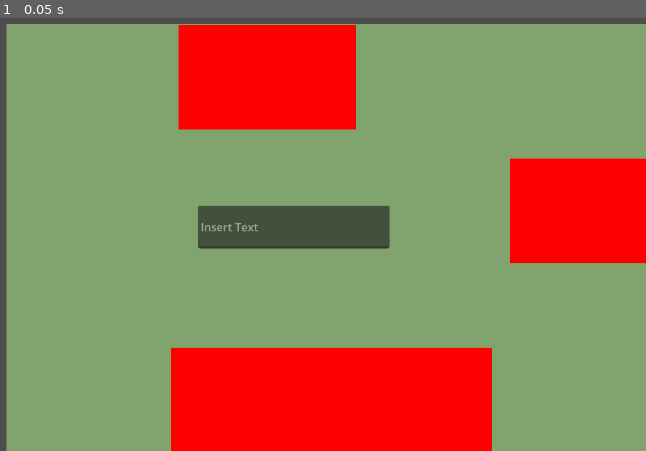
Above: before the commit, frame 1.
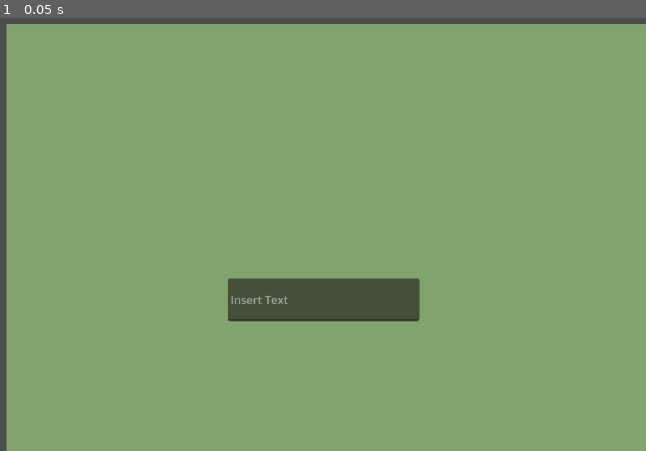
Above: after the commit, the same moment.

Repository: Lenrow/line-edit-complete-godot
Game: Godot game, scene res://Scenes/line_edit_example.tscn
Same seed, same stepped clock (60 frames per second), same inputs: the game is played once before the commit and once after it.
Inputs:
- Up to frame 1 (0.05 s): no input

The runs differ from the first frame. In frame 1, 30% of the frame differs, in the area x 26-100%, y 1-100%.

Commit message:
Implement Basic functionality
- Menu Placement
- Text Replacement
- Menu Navigation with arrow keys
- menu vanishing when focus exits

Diff:
--- /dev/null
+++ b/Assets/base_theme.tres
@@ -0,0 +1,12 @@
+[gd_resource type="Theme" load_steps=2 format=3 uid="uid://d1ff85lu8qqwm"]
+
+[sub_resource type="StyleBoxFlat" id="StyleBoxFlat_8h8qo"]
+bg_color = Color(0.0100008, 0, 0.239252, 1)
+border_width_left = 2
+border_width_top = 2
+border_width_right = 2
+border_width_bottom = 2
+border_color = Color(0.849676, 0.509584, 0.00982426, 1)
+
+[resource]
+ScrollContainer/styles/panel = SubResource("StyleBoxFlat_8h8qo")
--- a/Scenes/complete_menu.tscn
+++ b/Scenes/complete_menu.tscn
@@ -1,4 +1,7 @@
-[gd_scene format=3 uid="uid://cebls7f645328"]
+[gd_scene load_steps=3 format=3 uid="uid://cebls7f645328"]
+
+[ext_resource type="Script" path="res://Scripts/complete_menu.gd" id="1_tjodh"]
+[ext_resource type="Theme" uid="uid://d1ff85lu8qqwm" path="res://Assets/base_theme.tres" id="2_auq2y"]
 
 [node name="CompleteMenu" type="Control"]
 layout_mode = 3
@@ -7,6 +10,7 @@
 anchor_bottom = 1.0
 grow_horizontal = 2
 grow_vertical = 2
+script = ExtResource("1_tjodh")
 
 [node name="ScrollContainer" type="ScrollContainer" parent="."]
 layout_mode = 1
@@ -15,9 +19,10 @@
 anchor_bottom = 1.0
 grow_horizontal = 2
 grow_vertical = 2
+theme = ExtResource("2_auq2y")
+follow_focus = true
 
-[node name="Control" type="Control" parent="ScrollContainer"]
-custom_minimum_size = Vector2(0, 2000)
+[node name="OptionHolder" type="Control" parent="ScrollContainer"]
 layout_mode = 2
 size_flags_horizontal = 3
 size_flags_vertical = 3
--- a/Scenes/complete_option.tscn
+++ b/Scenes/complete_option.tscn
@@ -1,4 +1,6 @@
-[gd_scene load_steps=2 format=3 uid="uid://rphyeuffx7cl"]
+[gd_scene load_steps=3 format=3 uid="uid://rphyeuffx7cl"]
+
+[ext_resource type="Script" path="res://Scripts/option_button.gd" id="1_5a4qr"]
 
 [sub_resource type="LabelSettings" id="LabelSettings_un4au"]
 font_color = Color(0.572988, 0.572988, 0.572988, 1)
@@ -33,3 +35,4 @@
 anchor_bottom = 1.0
 grow_horizontal = 2
 grow_vertical = 2
+script = ExtResource("1_5a4qr")
--- a/Scenes/line_edit_example.tscn
+++ b/Scenes/line_edit_example.tscn
@@ -15,7 +15,7 @@
 line_edits = [NodePath("../FullCoverageTestControl/LineEdit")]
 completion_options = Array[String](["hello", "yupyup", "test_single", "test multi words"])
 menu_location_node = NodePath("../FullCoverageTestControl")
-not_cover_nodes = [NodePath("../NotCoverNodes/north-test"), NodePath("../NotCoverNodes/east-test"), NodePath("../NotCoverNodes/south-test")]
+not_cover_nodes = [null, null, null]
 
 [node name="FullCoverageTestControl" type="ColorRect" parent="."]
 layout_mode = 1
@@ -35,8 +35,10 @@
 anchor_top = 0.45
 anchor_right = 0.6
 anchor_bottom = 0.5
-offset_top = -15.5
-offset_bottom = 15.5
+offset_left = 42.12
+offset_top = 89.58
+offset_right = 42.1198
+offset_bottom = 120.58
 grow_horizontal = 2
 grow_vertical = 2
 placeholder_text = "Insert Text"
@@ -47,35 +49,3 @@
 anchor_bottom = 0.8
 grow_horizontal = 2
 grow_vertical = 2
-
-[node name="NotCoverNodes" type="Control" parent="."]
-layout_mode = 1
-anchors_preset = 15
-anchor_right = 1.0
-anchor_bottom = 1.0
-grow_horizontal = 2
-grow_vertical = 2
-
-[node name="north-test" type="ColorRect" parent="NotCoverNodes"]
-layout_mode = 0
-offset_left = 478.0
-offset_top = 33.0
-offset_right = 734.0
-offset_bottom = 184.0
-color = Color(1, 0, 0, 1)
-
-[node name="east-test" type="ColorRect" parent="NotCoverNodes"]
-layout_mode = 0
-offset_left = 956.0
-offset_top = 226.0
-offset_right = 1152.0
-offset_bottom = 377.0
-color = Color(1, 0, 0, 1)
-
-[node name="south-test" type="ColorRect" parent="NotCoverNodes"]
-layout_mode = 0
-offset_left = 467.0
-offset_top = 499.0
-offset_right = 930.0
-offset_bottom = 650.0
-color = Color(1, 0, 0, 1)
--- a/Scripts/Enums/direction.gd
+++ /dev/null
@@ -1,9 +0,0 @@
-class_name Direction
-extends Object
-
-enum {
-	NORTH,
-	SOUTH,
-	EAST,
-	WEST
-}
--- a/Scripts/auto_complete_assistant.gd
+++ b/Scripts/auto_complete_assistant.gd
@@ -1,6 +1,14 @@
 @tool
 class_name AutoCompleteAssistant
 extends Node
+
+var test_strings = ["test1_example", "test_value", "sample_test", "alpha_test1", "test1_case",
+	 "beta_test1", "gamma_test", "example_test", "test_case", "delta_test1", "test_version",
+	  "test_example", "test_module_", "final_test1_", "test_example_","alpha_sample",
+	   "demo_case", "example_value", "random_string", "case_study", "sample_data","alpha_beta",
+		"project_name", "default_value", "core_module", "alpha_omega", "goofy ah test"]
+
+var complete_menu = preload("res://Scenes/complete_menu.tscn")
 
 ## the line_edit nodes this node should spawn menus for
 @export var line_edits: Array[LineEdit]
@@ -15,11 +23,28 @@
 ## Nodes the menu should not cover. The menu will not spawn above these Nodes.
 @export var not_cover_nodes: Array[Control] ## if too many are defined this might make menu too small.
 
+var menus: Array[CompleteMenu]
+
 # Called when the node enters the scene tree for the first time.
 func _ready() -> void:
-	var direction = get_location_boundaries(line_edits[0])
-	var placement_point = get_menu_placement_vec(line_edits[0], direction)
-	print(placement_point)
+	create_complete_menu(line_edits[0])
+
+func create_complete_menu(edit: LineEdit):
+	var location_info = get_location_boundaries(edit) # 0 is main direction as int (from enum) 1 is sub-direction so if north or south greater (for east-west) is max_size vector
+	print(location_info)
+	var direction = location_info[0]
+	var placement_point = get_menu_placement_vec(edit, direction)
+	var new_menu: CompleteMenu = complete_menu.instantiate()
+	print(direction)
+	add_child(new_menu)
+	new_menu.set_up_menu(placement_point, direction, location_info[1], location_info[2], edit)
+	new_menu.load_terms(test_strings)
+
+	edit.connect("focus_entered", new_menu.show_menu)
+	edit.connect("focus_exited", new_menu.hide_menu)
+	menu_location_node.connect("resized", new_menu.resize)
+
+	new_menu.hide_menu(true)
 
 
 ## calculates the free space available in all 4 directions of the LineEdit rect
@@ -43,18 +68,28 @@
 		var max_index = 0
 		for i in values.size():
 			var current_rect = values[i]
-			if max_value >= current_rect.get_area():
+			if max_value <= current_rect.get_area():
 				max_value = current_rect.get_area()
 				max_index = i
-		return Direction[direction_rects.keys()[max_index]]
+
+		var max_size = direction_rects["Values"][max_index].size
+		if max_index == 0 or max_index == 2:
+			max_size.x = (location_rect.size - (edit_rect.position - location_rect.position)).x
+		else:
+			max_size.y = (location_rect.size - (edit_rect.position - location_rect.position)).y
+			pass
+		print(values[0].size.y, " | ",values[2].size.y)
+		var vertical_direction = Enums.Direction.NORTH if values[0].size.y > values[2].size.y else Enums.Direction.SOUTH
+
+		return [Enums.Direction[direction_rects.keys()[max_index]], vertical_direction, max_size]
 
 func get_menu_placement_vec(edit: LineEdit, direction):
 	var edit_rect = edit.get_global_rect()
 	var return_vec
 	match direction:
-		Direction.EAST:
+		Enums.Direction.EAST:
 			return_vec = Vector2(edit_rect.end.x, edit_rect.position.y)
-		Direction.SOUTH:
+		Enums.Direction.SOUTH:
 			return_vec = Vector2(edit_rect.position.x, edit_rect.end.y)
 		_:
 			return_vec = edit_rect.position
--- /dev/null
+++ b/Scripts/complete_menu.gd
@@ -0,0 +1,177 @@
+class_name CompleteMenu
+extends Control
+
+const DEF_SIZE_MULT = Vector2(1, 4)
+const DEF_SIZE_MIN = Vector2(100, 0)
+
+@export var complete_nodes: Array[Control]
+var all_nodes: Array[Control]
+var edit: LineEdit
+
+var node_margin: float = 3
+var node_size: float :
+	get:
+		var size_y = 0
+		for node in complete_nodes:
+			size_y += node.size.y
+		size_y += (complete_nodes.size()) * node_margin
+		return size_y
+var anchor_point: Vector2
+var main_direction: Enums.Direction
+var max_size: Vector2
+@export var grow_upwards: bool = false
+var anchor_east: bool = false
+
+var current_term: String = ""
+
+#region control_vars
+var is_in_focus: bool
+var is_in_selection: bool
+#endregion
+
+var option_scene = preload("res://Scenes/complete_option.tscn")
+
+@onready var option_holder: Control = $ScrollContainer/OptionHolder
+@onready var scroll_container: ScrollContainer = $ScrollContainer
+
+func set_up_menu(placement_point: Vector2, direction_main, direction_sub, maximum_size: Vector2, line_edit: LineEdit):
+	edit = line_edit
+	var edit_rect: Rect2 = line_edit.get_global_rect()
+	main_direction = direction_main
+	anchor_point = placement_point
+	grow_upwards = direction_sub == Enums.Direction.NORTH
+	anchor_east = direction_main == Enums.Direction.EAST
+
+	max_size = maximum_size
+	resize(edit.size * DEF_SIZE_MULT)
+
+	edit.connect("text_changed", refresh_nodes)
+	refresh_nodes("")
+
+func load_terms(terms: Array):
+	for term: String in terms:
+		var option = option_scene.instantiate()
+		option_holder.add_child(option)
+		option.get_node("CompleteText").text = term
+		option.get_node("Button").connect("option_chosen", on_option_chosen)
+		all_nodes.append(option)
+
+	refresh_nodes(current_term)
+
+func resize(new_size= null):
+	if new_size == null:
+		new_size = Vector2(edit.size.x * DEF_SIZE_MULT.x, min(edit.size.y * DEF_SIZE_MULT.y, node_size))
+		new_size = DEF_SIZE_MIN.max(new_size)
+	if max_size:
+		size = max_size.min(new_size)
+	else:
+		size = new_size
+	calc_anchor_point()
+	position = anchor_point
+
+
+func calc_anchor_point():
+	match main_direction:
+		Enums.Direction.NORTH:
+			anchor_point = edit.global_position - Vector2(0, get_rect().size.y)
+		Enums.Direction.EAST:
+			anchor_point = Vector2(edit.get_global_rect().end.x, edit.global_position.y)
+			anchor_point.y -= (get_rect().size.y - edit.size.y) if grow_upwards else 0.
+		Enums.Direction.SOUTH:
+			anchor_point = Vector2(edit.global_position.x, edit.get_global_rect().end.y)
+			pass
+		Enums.Direction.WEST:
+			anchor_point = Vector2(edit.global_position.x - get_rect().size.x, edit.global_position.y)
+			anchor_point.y -= (get_rect().size.y - edit.size.y) if grow_upwards else 0.
+
+func reposition_nodes(ordered_nodes: Array[Control]):
+	complete_nodes = ordered_nodes
+	var holder_size = node_size
+	var grow_indicator = -1 if grow_upwards else 1 # used instead of if-else everytime addition/subtraction is used
+	option_holder.set_custom_minimum_size(Vector2(0, holder_size))
+	var current_position = Vector2(0, holder_size) if grow_upwards else Vector2(0, 0)
+	for node in ordered_nodes:
+		node.position = current_position
+		node.position.y -= node.size.y if grow_upwards else 0.
+		node.size.x = option_holder.size.x
+		current_position.y += grow_indicator * (node.size.y + node_margin)
+
+func refresh_nodes(text: String):
+	var terms = text.split(" ")
+	var t_length = 0
+	var whitespace_i = 0
+	# split up the currently selection completion term by whitespaces
+	for term in terms:
+		t_length += term.length()
+		if t_length + whitespace_i >= edit.caret_column:
+			text = term
+			break
+		whitespace_i += 1
+	current_term = text
+
+	if text.is_empty():
+		complete_nodes = all_nodes
+	else:
+		complete_nodes = all_nodes.filter(func(x): return text in get_option_text(x))
+		for node in all_nodes.filter(func(x): return not text in get_option_text(x)):
+			node.visible = false
+	complete_nodes.assign(complete_nodes.map(func(x): x.visible = true; return x))
+
+
+	complete_nodes.sort_custom(compare_options)
+
+
+	reposition_nodes(complete_nodes)
+	if grow_upwards:
+		scroll_container.set_deferred("scroll_vertical", scroll_container.get_v_scroll_bar().max_value)
+
+	resize()
+	if complete_nodes:
+		edit.focus_neighbor_top = complete_nodes[0].get_node("Button").get_path()
+		complete_nodes[0].get_node("Button").focus_neighbor_bottom = edit.get_path()
+
+func show_menu():
+	self.visible = true
+	refresh_nodes(current_term)
+	is_in_focus = true
+	is_in_selection = false
+
+func hide_menu(override = false):
+	if is_in_selection and not override:
+		return
+	self.visible = false
+	is_in_focus = false
+
+func on_option_chosen(text):
+	var r_text = edit.text
+	edit.text = r_text.substr(0, (r_text.rfind(current_term))) + text
+	print(r_text.substr(0, (r_text.rfind(current_term))), " ", (r_text.rfind(current_term)))
+
+func get_option_text(option: Control):
+	return option.get_node("CompleteText").text
+
+func compare_options(a, b):
+	a = get_option_text(a)
+	b = get_option_text(b)
+
+	var score = 0
+	score = b.length() - a.length()
+	score += b.find(current_term) - a.find(current_term)
+	#print("a: ", a, " | b:", b, "\na length: ", a.length(), " | b length:", b.length(),"\na term pos: ", a.find(current_term), " | b term pos:", b.find(current_term), "\n score:", score, "\n" )
+
+	return score > 0
+
+func print_nodes():
+	print(complete_nodes.map(func(x): return get_option_text(x)))
+
+func _input(event):
+	if event is InputEventKey:
+
+		if event.is_action_pressed("ui_up") and not is_in_selection:
+			get_viewport().set_input_as_handled()
+			is_in_selection = true
+			get_node(edit.focus_neighbor_top).grab_focus()
+
+
+		if event.is_action_pressed("ui_down") and is_in_selection:
+			is_in_selection = false
--- /dev/null
+++ b/Scripts/enums.gd
@@ -0,0 +1,9 @@
+class_name Enums
+extends Object
+
+enum Direction {
+	NORTH,
+	EAST,
+	SOUTH,
+	WEST
+}
--- /dev/null
+++ b/Scripts/option_button.gd
@@ -0,0 +1,6 @@
+extends Button
+
+signal option_chosen(option_text)
+
+func _pressed() -> void:
+	emit_signal("option_chosen", get_parent().get_node("CompleteText").text)
